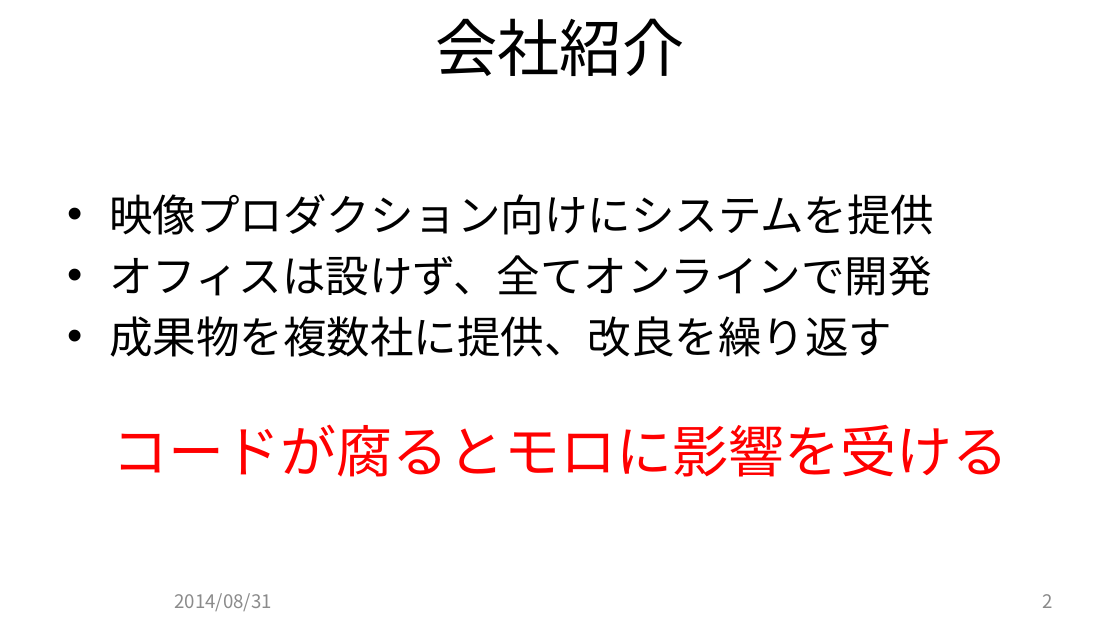
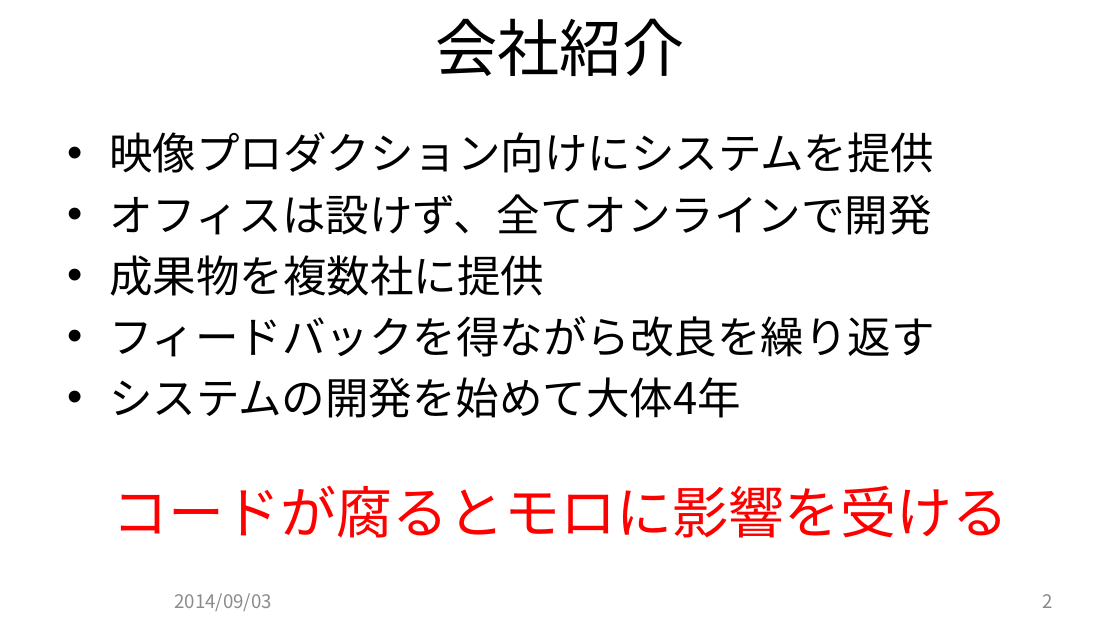
Before and after one commit to JCGS/CEDEC2014, a slide deck: slide 2 of chiyama/2014cedec_chiyama.pptx. Drawn at 1120x630 pixels with LibreOffice and Linux fonts; fonts in the diff are those of the drawing; background and template pictures are left out. Boxes give left, top, right and bottom in pixels: in the first picture for what was removed or moved away, otherwise in the second. Text is boxed around its words. In the diff, an @@ line names an element or a change of style, - is before the commit and + after.

```diff
--- a/chiyama/2014cedec_chiyama.pptx
+++ b/chiyama/2014cedec_chiyama.pptx
@@ text at bbox=[109, 255, 935, 418]: text changed @@
-• 成果物を複数社に提供、改良を繰り返す
+• 成果物を複数社に提供
+• フィードバックを得ながら改良を繰り返す
+• システムの開発を始めて大体4年
@@ text at bbox=[174, 593, 271, 611]: text changed @@
-2014/08/31
+2014/09/03
```
Also in this commit, not shown: 28 other slides changed, 3 slides added, 1 other file.
